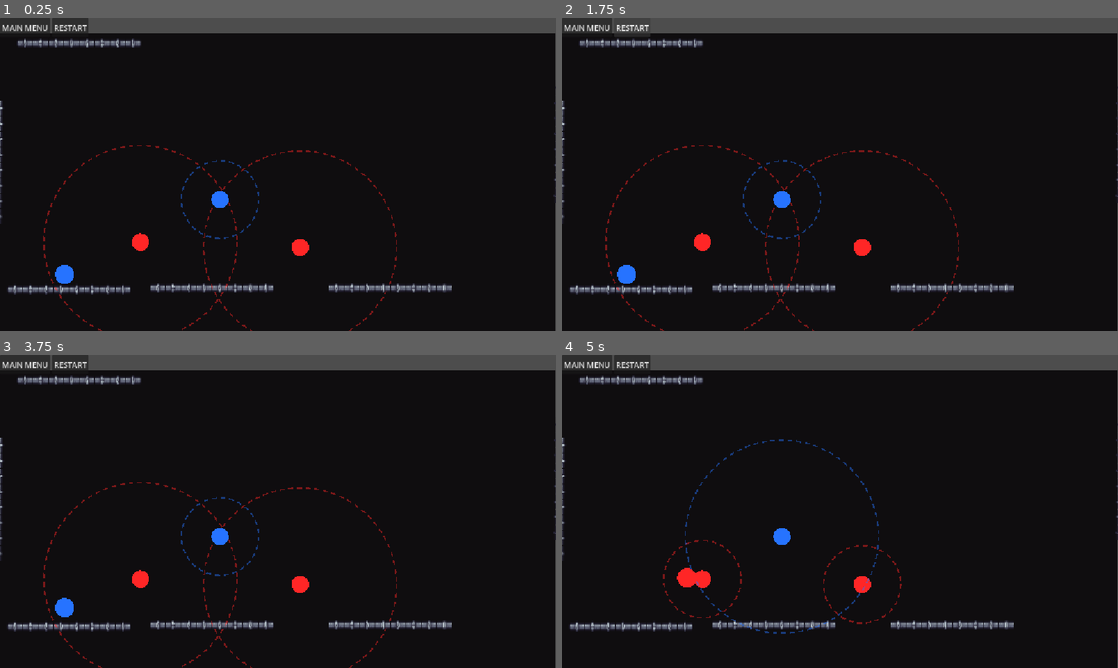
Above: before the commit, frames 1-4 (two rows, left to right).
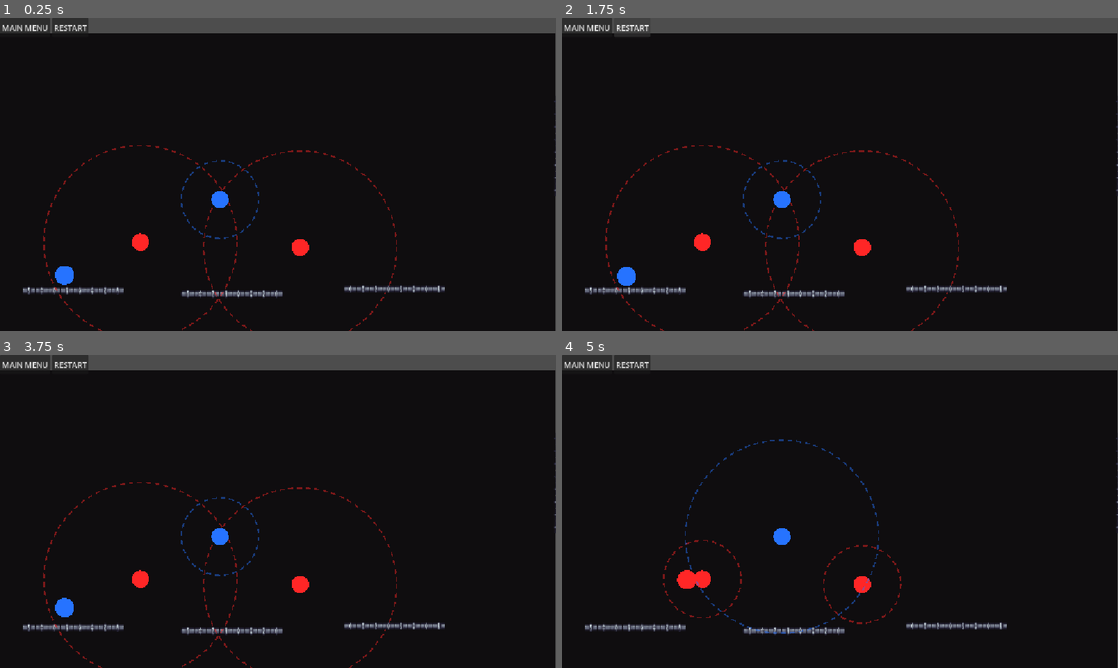
Above: after the commit, the same moments.

Repository: e-neuf/summer-summit-game-jam
Game: Godot game, scene res://levels/Level0.tscn
Same seed, same stepped clock (60 frames per second), same inputs: the game is played once before the commit and once after it. The engine's default icon, where the game draws it, is replaced by a stand-in: a white triangle on a blue panel in a dark square.
Inputs (mouse positions are in pixels of both pictures, inside the frame that each line leads up to):
- Up to frame 1 (0.25 s): no input
- Up to frame 2 (1.75 s): click "RESTART" at 0.5 s; click "RESTART" at 1.25 s
- Up to frame 3 (3.75 s): click "RESTART" at 2 s; click "MAIN MENU" at 2.75 s; click "PLAY" at 3.5 s
- Up to frame 4 (5 s): tap Enter at 4.25 s; move the mouse to (862, 583) at 4.27 s; hold Right (move_right) from 4.28 s (still down); tap Space (flip_polarity) at 4.35 s; click (862, 583) at 4.42 s; tap W (jump) at 4.52 s

The runs differ from the first frame. In frame 1, 2.2% of the frame differs, in the area x 0-100%, y 6-90%; in frame 2, 2.2%; in frame 3, 2.1%; in frame 4, 2.2%.

Commit message:
Implemented a really bad kill system
so fall to death, brings you to you are dead screen

Diff:
--- /dev/null
+++ b/dead_zone.gd
@@ -0,0 +1,23 @@
+extends Area2D
+@onready var GameOver =preload("res://levels/Game_Over.tscn") as PackedScene
+
+
+# Called when the node enters the scene tree for the first time.
+func _ready() -> void:
+	print("Dead zone ready")
+	pass # Replace with function body.
+
+
+# Called every frame. 'delta' is the elapsed time since the previous frame.
+func _process(delta: float) -> void:
+	pass
+
+
+
+
+
+func _on_body_entered(body: CharacterBody2D) -> void:
+	#sound effect of death
+	#await get_tree.create_timer(0.3).timeout #timer while sound plays
+	print("Deadddd")
+	get_tree().change_scene_to_packed(GameOver)
--- /dev/null
+++ b/levels/Game_Over.tscn
@@ -0,0 +1,53 @@
+[gd_scene format=3 uid="uid://epnncbqrlvus"]
+
+[node name="GameOver" type="Control" unique_id=397521321]
+layout_mode = 3
+anchors_preset = 0
+
+[node name="TextureRect" type="TextureRect" parent="." unique_id=1207448748]
+layout_mode = 0
+offset_right = 278.0
+offset_bottom = 149.0
+
+[node name="MarginContainer" type="MarginContainer" parent="." unique_id=1899369540]
+layout_mode = 0
+offset_right = 315.0
+offset_bottom = 164.0
+
+[node name="VBoxContainer" type="VBoxContainer" parent="MarginContainer" unique_id=546860769]
+layout_mode = 2
+
+[node name="HSeparator" type="HSeparator" parent="MarginContainer/VBoxContainer" unique_id=166436424]
+layout_mode = 2
+
+[node name="Label" type="Label" parent="MarginContainer/VBoxContainer" unique_id=855079579]
+layout_mode = 2
+text = "YOU HAVE DIED"
+
+[node name="Grey On (32x8)_png" type="HBoxContainer" parent="MarginContainer" unique_id=949999941]
+layout_mode = 2
+
+[node name="VBoxContainer" type="VBoxContainer" parent="MarginContainer/Grey On (32x8)_png" unique_id=119044996]
+layout_mode = 2
+
+[node name="HSeparator5" type="HSeparator" parent="MarginContainer/Grey On (32x8)_png/VBoxContainer" unique_id=1535887471]
+layout_mode = 2
+
+[node name="HSeparator" type="HSeparator" parent="MarginContainer/Grey On (32x8)_png/VBoxContainer" unique_id=1855575912]
+layout_mode = 2
+
+[node name="HSeparator2" type="HSeparator" parent="MarginContainer/Grey On (32x8)_png/VBoxContainer" unique_id=1851568820]
+layout_mode = 2
+
+[node name="HSeparator3" type="HSeparator" parent="MarginContainer/Grey On (32x8)_png/VBoxContainer" unique_id=16803833]
+layout_mode = 2
+
+[node name="HSeparator4" type="HSeparator" parent="MarginContainer/Grey On (32x8)_png/VBoxContainer" unique_id=1301767731]
+layout_mode = 2
+
+[node name="Button" type="Button" parent="MarginContainer/Grey On (32x8)_png/VBoxContainer" unique_id=1641290598]
+layout_mode = 2
+text = "Restart Level"
+
+[node name="VSeparator" type="VSeparator" parent="MarginContainer/Grey On (32x8)_png" unique_id=457645888]
+layout_mode = 2
--- a/levels/Level0.tscn
+++ b/levels/Level0.tscn
@@ -4,6 +4,7 @@
 [ext_resource type="Script" uid="uid://ccrrm8jgpodv2" path="res://scripts/background_mood.gd" id="2_n5jrs"]
 [ext_resource type="PackedScene" uid="uid://c2fjiov5pxmvm" path="res://objects/magnetic_pole.tscn" id="3_3d6os"]
 [ext_resource type="PackedScene" uid="uid://dxu4i3wxckpf5" path="res://objects/floor.tscn" id="3_fli3c"]
+[ext_resource type="PackedScene" uid="uid://i81sch75bfiy" path="res://objects/dead_zone.tscn" id="4_4uic7"]
 [ext_resource type="PackedScene" uid="uid://cghyvyu2v4e41" path="res://objects/main_character.tscn" id="4_fli3c"]
 
 [node name="Node2D" unique_id=1612004166 instance=ExtResource("1_oo2mb")]
@@ -26,7 +27,7 @@
 script = ExtResource("2_n5jrs")
 
 [node name="Floor" parent="." index="2" unique_id=592601429 instance=ExtResource("3_fli3c")]
-position = Vector2(431, 557)
+position = Vector2(464, 567)
 
 [node name="Floor6" parent="." index="3" unique_id=1559610409 instance=ExtResource("3_fli3c")]
 position = Vector2(912, 1124)
@@ -34,32 +35,28 @@
 [node name="Floor5" parent="." index="4" unique_id=487138060 instance=ExtResource("3_fli3c")]
 position = Vector2(135, 560)
 
-[node name="Floor2" parent="." index="5" unique_id=1564536870 instance=ExtResource("3_fli3c")]
-position = Vector2(156, 50)
-
-[node name="Floor3" parent="." index="6" unique_id=753917304 instance=ExtResource("3_fli3c")]
-position = Vector2(-1.0000153, 291.00003)
-rotation = 1.5807571
-
-[node name="Floor4" parent="." index="7" unique_id=587057396 instance=ExtResource("3_fli3c")]
+[node name="Floor4" parent="." index="5" unique_id=587057396 instance=ExtResource("3_fli3c")]
 position = Vector2(1161, 248)
 rotation = 1.5807571
 
-[node name="Magnetic Pole" parent="." index="8" unique_id=1551102258 instance=ExtResource("3_3d6os")]
+[node name="Magnetic Pole" parent="." index="6" unique_id=1551102258 instance=ExtResource("3_3d6os")]
 position = Vector2(622, 475)
 polarity = -1
 
-[node name="Magnetic Pole2" parent="." index="9" unique_id=1547105525 instance=ExtResource("3_3d6os")]
+[node name="Magnetic Pole2" parent="." index="7" unique_id=1547105525 instance=ExtResource("3_3d6os")]
 position = Vector2(291, 464)
 polarity = -1
 
-[node name="Magnetic Pole3" parent="." index="10" unique_id=1459443249 instance=ExtResource("3_3d6os")]
+[node name="Magnetic Pole3" parent="." index="8" unique_id=1459443249 instance=ExtResource("3_3d6os")]
 position = Vector2(456, 376)
 
-[node name="Main Character" parent="." index="11" unique_id=273780980 instance=ExtResource("4_fli3c")]
+[node name="Main Character" parent="." index="9" unique_id=273780980 instance=ExtResource("4_fli3c")]
 position = Vector2(134, 514)
 
-[node name="Floor7" parent="." index="12" unique_id=1066586342 instance=ExtResource("3_fli3c")]
+[node name="Floor7" parent="." index="10" unique_id=1066586342 instance=ExtResource("3_fli3c")]
 position = Vector2(801, 557)
 
+[node name="DEAD ZONE" parent="." index="11" unique_id=933869699 instance=ExtResource("4_4uic7")]
+position = Vector2(878, 662)
+
 [connection signal="input_event" from="Magnetic Pole" to="Magnetic Pole" method="_on_input_event"]
--- /dev/null
+++ b/objects/dead_zone.tscn
@@ -0,0 +1,17 @@
+[gd_scene format=3 uid="uid://i81sch75bfiy"]
+
+[ext_resource type="Script" uid="uid://c3fgkmkjdamg0" path="res://dead_zone.gd" id="1_mhylv"]
+
+[sub_resource type="RectangleShape2D" id="RectangleShape2D_ngytk"]
+size = Vector2(1285, 20)
+
+[node name="DEAD ZONE" type="Area2D" unique_id=933869699]
+script = ExtResource("1_mhylv")
+
+[node name="Sprite2D" type="Sprite2D" parent="." unique_id=350853117]
+
+[node name="CollisionShape2D" type="CollisionShape2D" parent="." unique_id=2105087510]
+position = Vector2(-249.5, 0)
+shape = SubResource("RectangleShape2D_ngytk")
+
+[connection signal="body_entered" from="." to="." method="_on_body_entered"]
--- a/objects/floor.tscn
+++ b/objects/floor.tscn
@@ -3,12 +3,12 @@
 [ext_resource type="Texture2D" uid="uid://cudptc7c5nf8k" path="res://art assets/Grey On (32x8).png" id="1_3f04m"]
 
 [sub_resource type="RectangleShape2D" id="RectangleShape2D_4uic7"]
-size = Vector2(260, 23)
+size = Vector2(214, 19)
 
 [node name="Floor" type="StaticBody2D" unique_id=1559610409]
 
 [node name="CollisionShape2D" type="CollisionShape2D" parent="." unique_id=1156240617]
-position = Vector2(7, 2.5)
+position = Vector2(16, 4.5)
 shape = SubResource("RectangleShape2D_4uic7")
 
 [node name="Sprite2D" type="Sprite2D" parent="." unique_id=64677938]
@@ -16,6 +16,6 @@
 scale = Vector2(18.828125, 6.4687495)
 
 [node name="GreyOn(32x8)" type="Sprite2D" parent="." unique_id=1117023023]
-position = Vector2(8, 1)
-scale = Vector2(1, 3)
+position = Vector2(17, 3.0000002)
+scale = Vector2(0.8203125, 2.5)
 texture = ExtResource("1_3f04m")
Not shown, added: dead_zone.gd.uid
